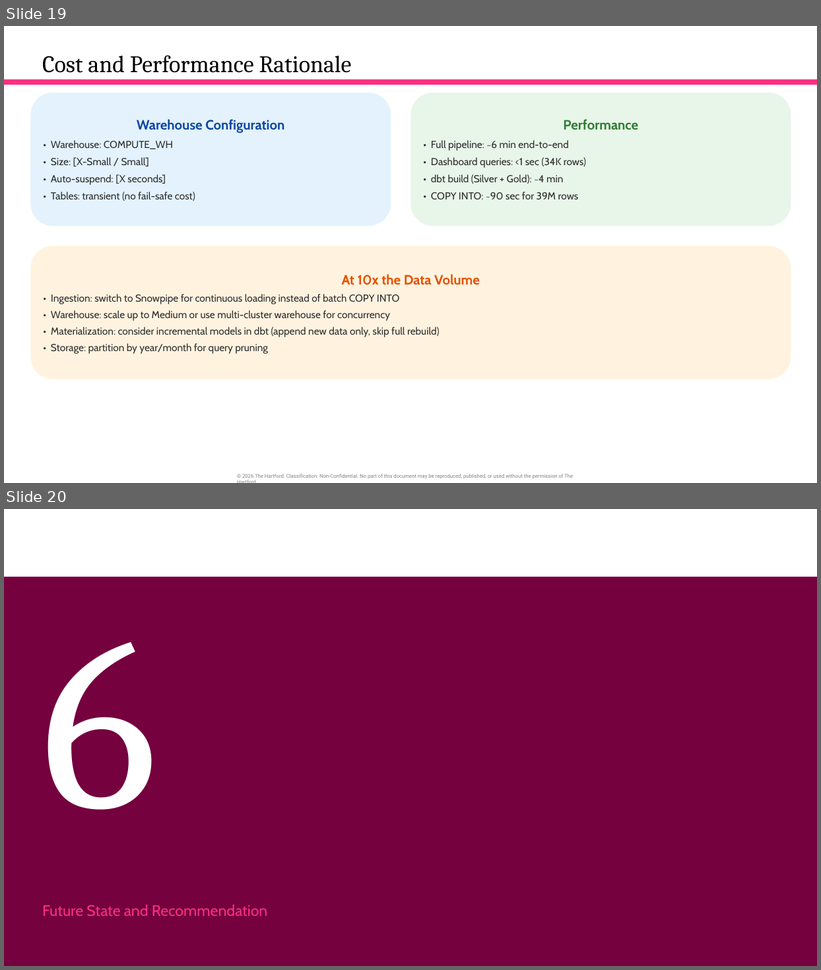
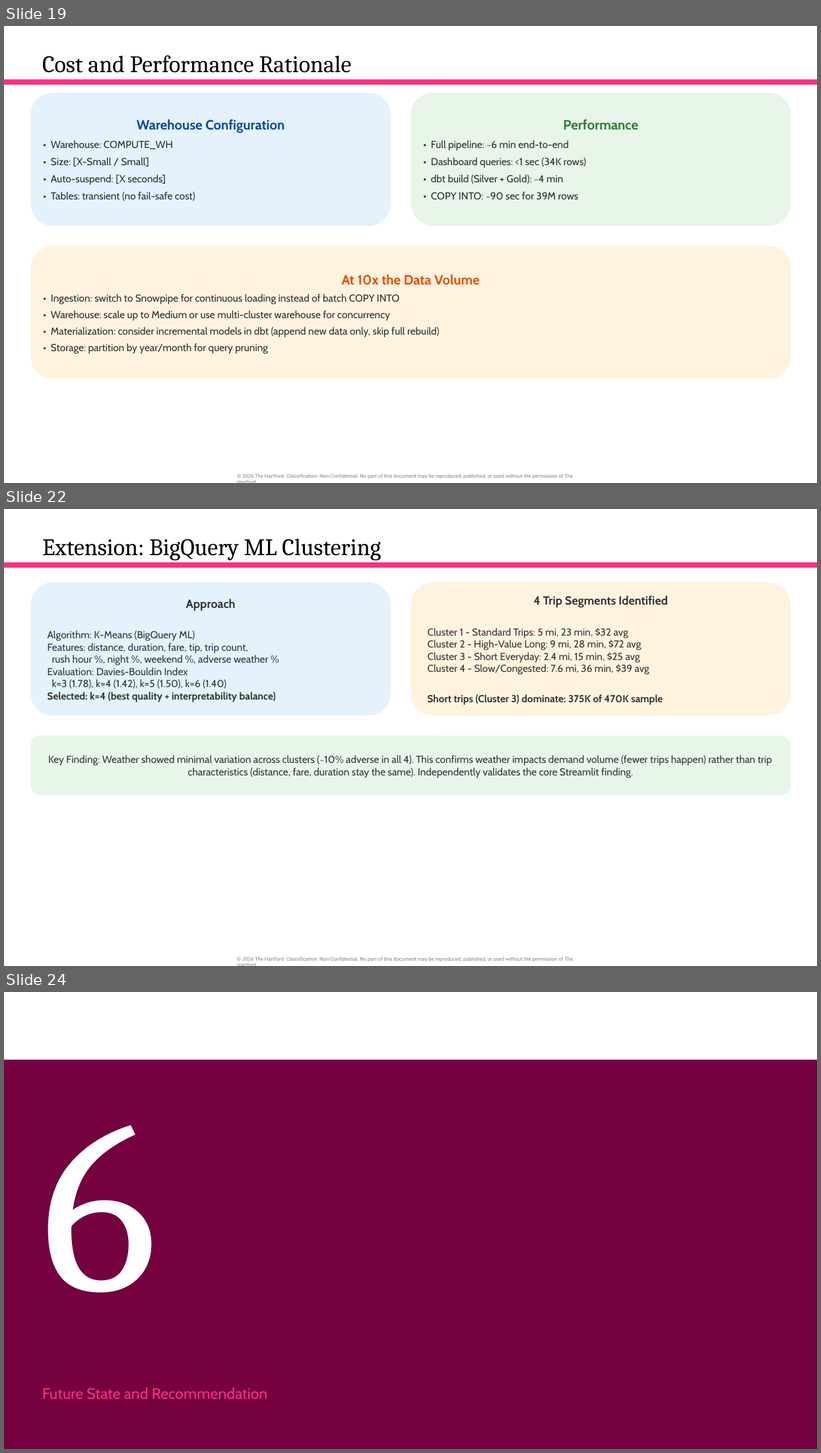
Before and after one commit to orlandojmarin/nyc-taxi-capstone, a slide deck: docs/Capstone_Presentation.pptx. Shown one above the other, each under a label of ours: slides 19 and 20 before the commit, slides 19, 22 and 24 after it; the slides between them are not shown. The pictures are 821x970 and 821x1453 pixels, drawn with LibreOffice and Linux fonts; fonts in the diff are those of the drawing. Boxes give left, top, right and bottom in pixels: in the first picture for what was removed or moved away, otherwise in the second. Text is boxed around its words. In the diff, an @@ line names an element or a change of style, - is before the commit and + after.

```diff
--- a/docs/Capstone_Presentation.pptx
+++ b/docs/Capstone_Presentation.pptx
@@ slide 22 added at <box>4,509,817,966</box>, background #FFFFFF; not listed: 1 template element that a slide beside it also shows @@
@@ title added at <box>42,539,381,560</box>, 28 pt, text #000000 @@
+Extension: BigQuery ML Clustering
@@ rectangle added at <box>4,562,817,568</box>, fill #FE3082 @@
@@ rounded rectangle added at <box>31,582,391,716</box>, fill #E3F2FD, 12 pt, text #333333 @@
+Approach
+Algorithm: K-Means (BigQuery ML)
+Features: distance, duration, fare, tip, trip count,
+rush hour %, night %, weekend %, adverse weather %
+Evaluation: Davies-Bouldin Index
+k=3 (1.78), k=4 (1.42), k=5 (1.50), k=6 (1.40)
+Selected: k=4 (best quality + interpretability balance)
@@ rounded rectangle added at <box>411,582,791,716</box>, fill #FFF3E0, 12 pt, text #333333 @@
+4 Trip Segments Identified
+Cluster 1 - Standard Trips: 5 mi, 23 min, $32 avg
+Cluster 2 - High-Value Long: 9 mi, 28 min, $72 avg
+Cluster 3 - Short Everyday: 2.4 mi, 15 min, $25 avg
+Cluster 4 - Slow/Congested: 7.6 mi, 36 min, $39 avg
+Short trips (Cluster 3) dominate: 375K of 470K sample
@@ rounded rectangle added at <box>31,736,791,795</box>, fill #E8F5E9, 12 pt, text #333333 @@
+Key Finding: Weather showed minimal variation across clusters (~10% adverse in all 4). This confirms weather impacts demand volume (fewer trips happen) rather than trip characteristics (distance, fare, duration stay the same). Independently validates the core Streamlit finding.
@@ what was slide 20 is now slide 24 @@
```
Also in this commit, not shown: 3 slides changed, 9 other slides added, 1 slide removed, 1 other file.
